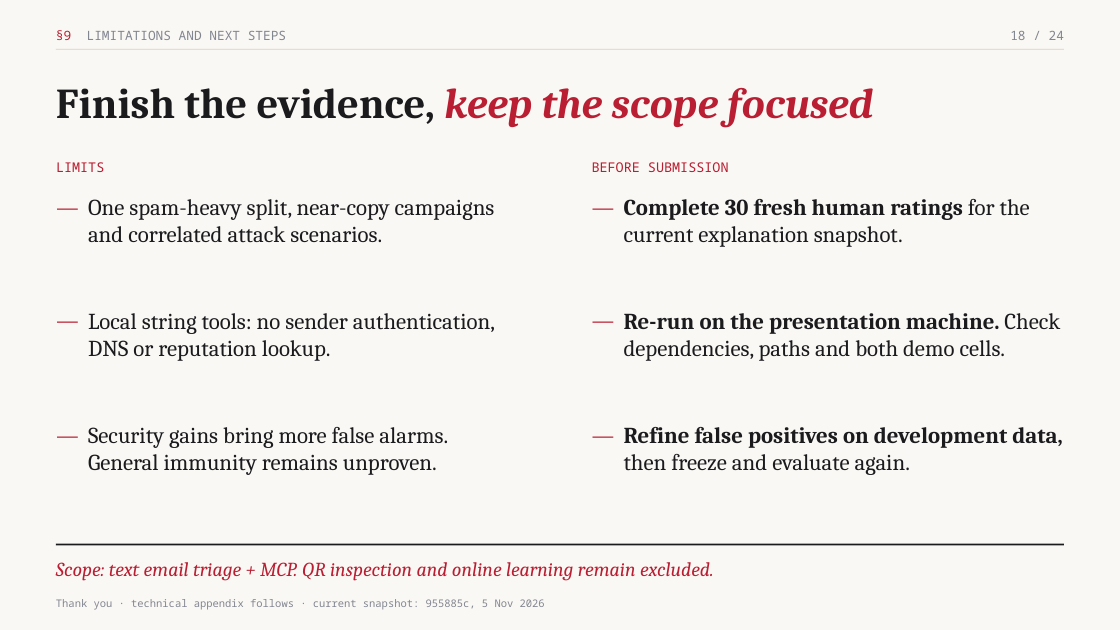
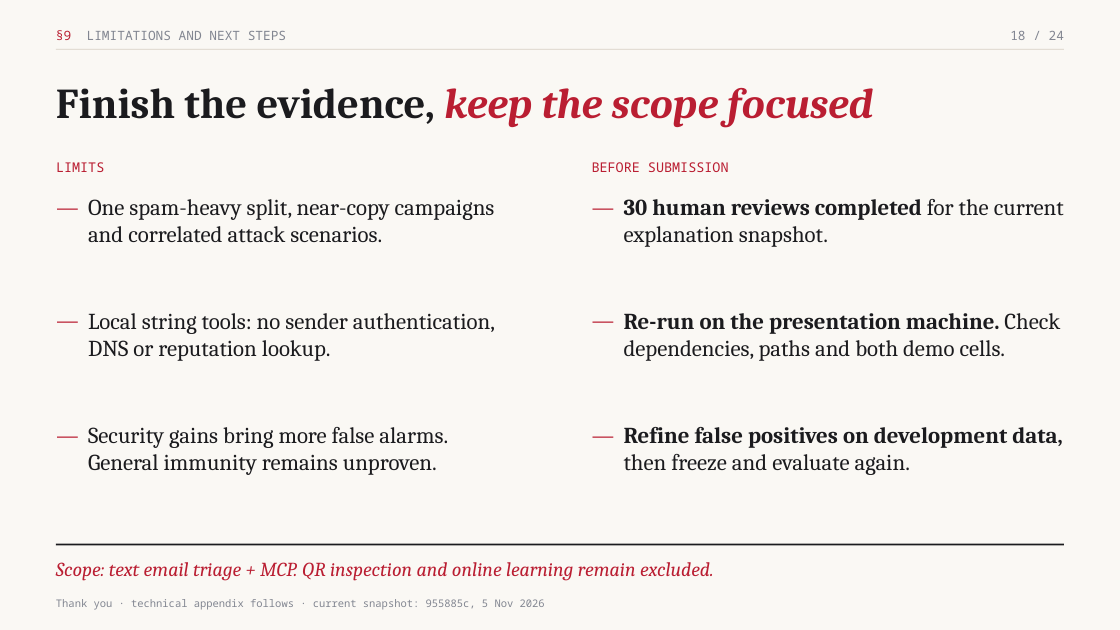
Before and after one commit to kaustubh-dot/Phishing_Email_Triage, a slide deck: slide 18 of output/presentations/P13_Phishing_Triage_Updated.pptx. Drawn at 1120x630 pixels with LibreOffice and Linux fonts; fonts in the diff are those of the drawing. Boxes give left, top, right and bottom in pixels: in the first picture for what was removed or moved away, otherwise in the second. Text is boxed around its words. In the diff, an @@ line names an element or a change of style, - is before the commit and + after.

Commit message:
Record owner-confirmed completion of 30 human reviews

```diff
--- a/output/presentations/P13_Phishing_Triage_Updated.pptx
+++ b/output/presentations/P13_Phishing_Triage_Updated.pptx
@@ text at bbox=[624, 199, 1064, 247]: text changed @@
-Complete 30 fresh human ratings for the current explanation snapshot.
+30 human reviews completed for the current explanation snapshot.
```
Also in this commit, not shown: 1 other slide changed, 15 other files.
